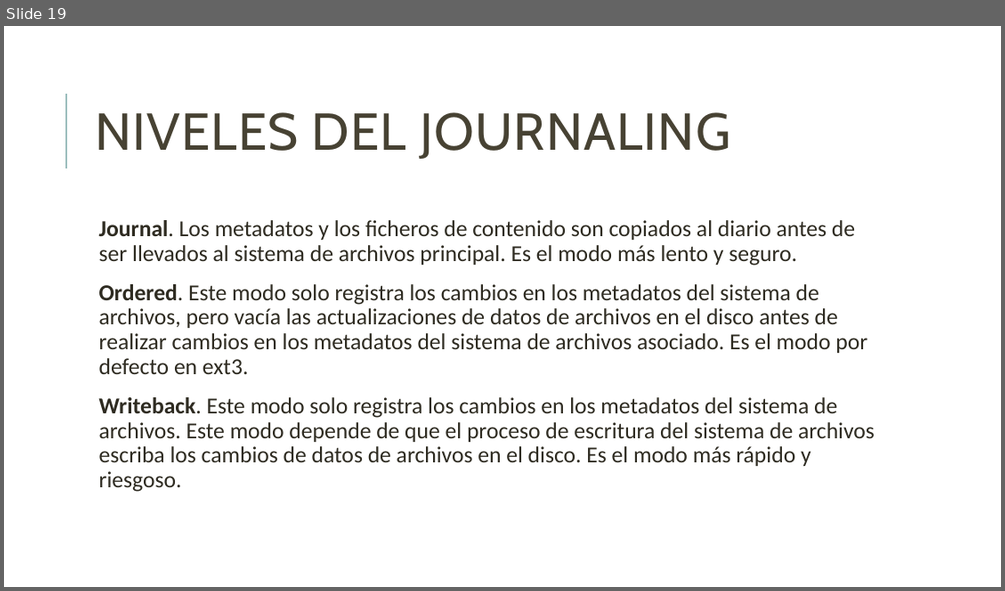
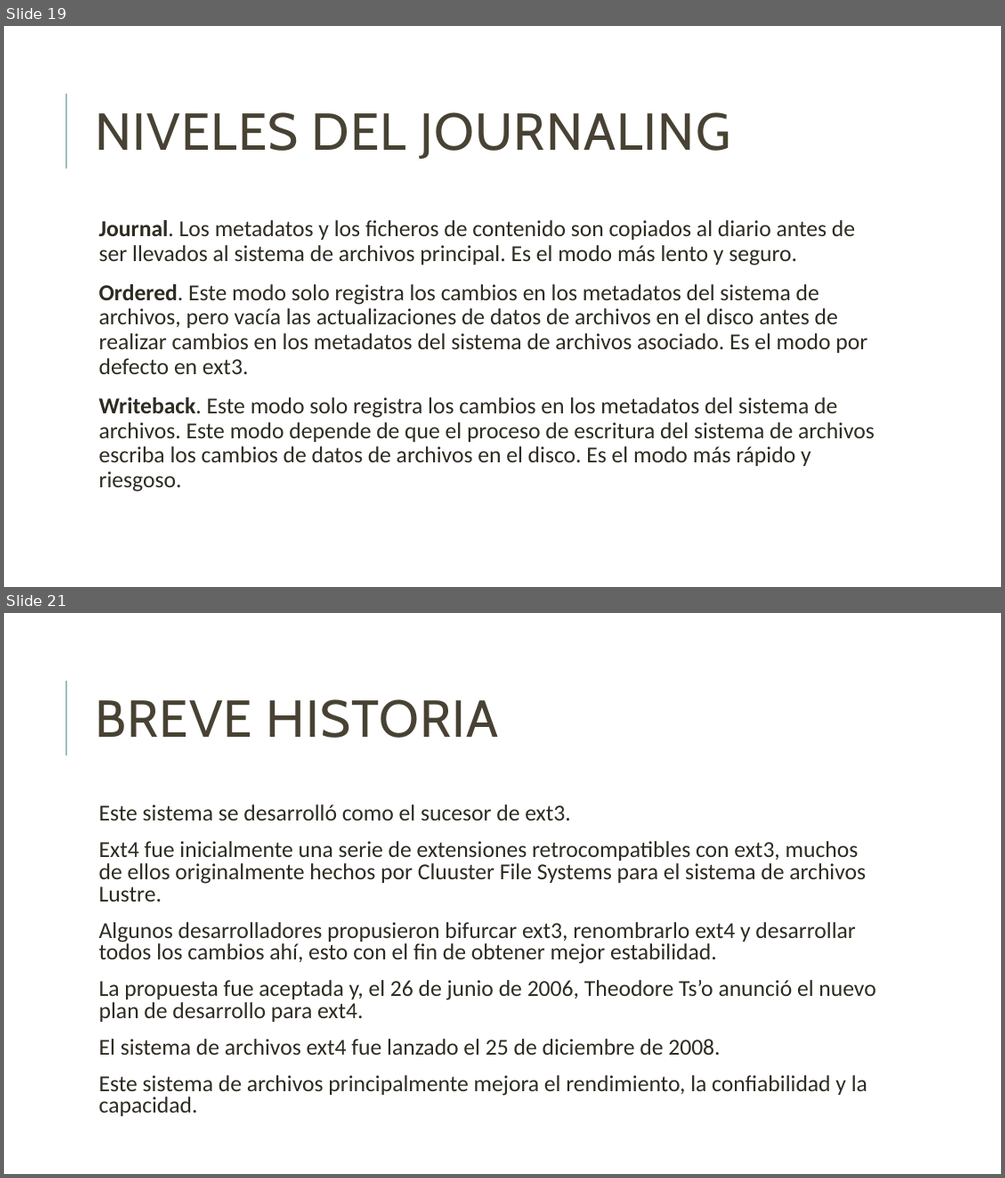
Before and after one commit to unamfi/sistop-2020-1, a slide deck: exposiciones/GonzálezAndrés/Extended.pptx. Shown one above the other, each under a label of ours: slide 19 before the commit, slides 19 and 21 after it; the slides between them are not shown. The pictures are 1005x591 and 1005x1178 pixels, drawn with LibreOffice and Linux fonts; fonts in the diff are those of the drawing. Boxes give left, top, right and bottom in pixels: in the first picture for what was removed or moved away, otherwise in the second. Text is boxed around its words. In the diff, an @@ line names an element or a change of style, - is before the commit and + after.

Commit message:
Presentación. ext4

```diff
--- a/exposiciones/GonzálezAndrés/Extended.pptx
+++ b/exposiciones/GonzálezAndrés/Extended.pptx
@@ slide 21 added at [4, 613, 1001, 1174], background #FFFFFF; not listed: 1 template element that a slide beside it also shows @@
@@ title added at [95, 699, 499, 738], 50 pt, text #474233 @@
+BREVE HISTORIA
@@ text added at [99, 804, 875, 1116], 22 pt, text #2E2B21 @@
+  Este sistema se desarrolló como el sucesor de ext3.
+  Ext4 fue inicialmente una serie de extensiones retrocompatibles con ext3, muchos de ellos originalmente hechos por Cluuster File Systems para el sistema de archivos Lustre.
+  Algunos desarrolladores propusieron bifurcar ext3, renombrarlo ext4 y desarrollar todos los cambios ahí, esto con el fin de obtener mejor estabilidad.
+  La propuesta fue aceptada y, el 26 de junio de 2006, Theodore Ts’o anunció el nuevo plan de desarrollo para ext4.
+  El sistema de archivos ext4 fue lanzado el 25 de diciembre de 2008.
+  Este sistema de archivos principalmente mejora el rendimiento, la confiabilidad y la capacidad.
```
Also in this commit, not shown: 7 other slides added, 1 slide removed.
